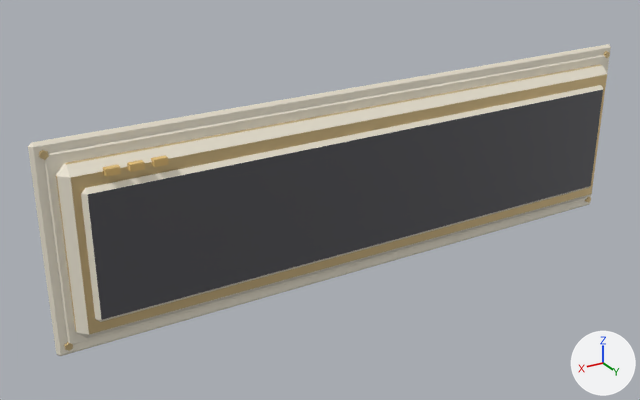
The FBX model Assets/_Project/Art/Models/Kit/Disp_Script_3x1.fbx: old version first, new version second.
Both versions are drawn from a camera (50 mm lens) standing at (2.27, 3.33, 1.61) and looking at (0.25, -0.04, -0.07). The axes (+X, +Y, +Z) are drawn at lower right. The lights are the same throughout. The older version comes first. Vertices at exactly the same position are counted once.

Names of what the first picture shows: 'Disp_Script_3x1'.
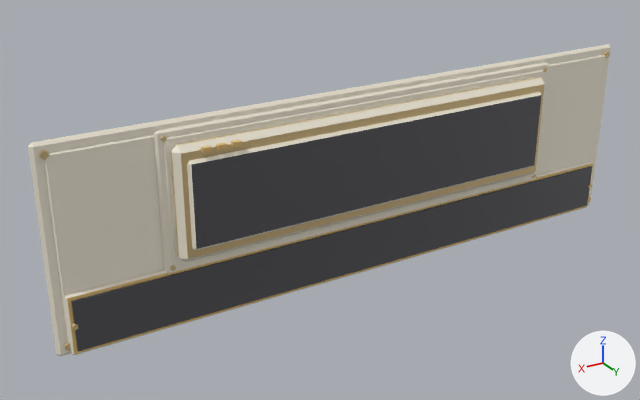
The edits, one by one:
me_disp_script_3x1_001 is used by ob_disp_script_3x1; location (0.0, 0.0, 0.0); rotation (1.571, 0.0, 0.0), in degrees (90, 0, 0).
me_disp_script_3x1_001 had 152 vertices, 138 faces and spanned x -1.58..1.58, y -0.48..0.48, z -0.15..0.0.
me_disp_script_3x1_001 now has 288 vertices, 254 faces and spans x -1.58..1.58, y -0.48..0.48, z -0.14..0.0.
me_disp_script_3x1_001 part 1: a new loose piece, a box spanning x 0.873..0.914, y 0.35..0.371, z -0.135..-0.114, in mat_trim (beige #e5bf76).
me_disp_script_3x1_001 part 2: the loose piece of 24 vertices spanning x -1.58..1.58, y -0.48..0.48, z -0.03..0.0 is copied, and the copy is scaled about its middle by 0.687, then moved by (0.0, 0.12, -0.03); it spans x -1.09..1.09, y -0.21..0.45, z -0.06..-0.03.
me_disp_script_3x1_001 part 3: the loose piece of 16 vertices spanning x -1.53..1.53, y -0.43..0.43, z -0.04..-0.03 is copied, and the copy is scaled about its middle by 0.688, then moved by (0.0, 0.12, -0.02); it spans x -1.05..1.05, y -0.18..0.42, z -0.06..-0.05.
me_disp_script_3x1_001 part 4: the loose piece of 24 vertices spanning x -1.5..1.5, y -0.39..0.39, z -0.12..-0.02 is scaled about its middle by 0.688, then moved by (0.0, 0.12, -0.01).
me_disp_script_3x1_001 part 5: the loose piece of 16 vertices spanning x -1.43..1.43, y -0.3..0.3, z -0.15..-0.11 is scaled about its middle by 0.687, then moved by (0.0, 0.12, 0.01).
me_disp_script_3x1_001 part 6: a new loose piece, a box spanning x 0.804..0.846, y 0.35..0.371, z -0.135..-0.114, in mat_trim (beige #e5bf76).
me_disp_script_3x1_001 part 7: a new loose piece, a box spanning x 0.736..0.777, y 0.35..0.371, z -0.135..-0.114, in mat_trim (beige #e5bf76).
me_disp_script_3x1_001 part 8: a new loose piece, a box spanning x -1.5..1.5, y -0.45..-0.21, z -0.065..-0.045, in mat_dark (dark grey #505055).
me_disp_script_3x1_001 part 9: a new loose piece of 16 vertices spanning x -1.52..1.52, y -0.48..-0.19, z -0.06..-0.03.
me_disp_script_3x1_001 part 10: the loose piece of 8 vertices spanning x 1.27..1.33, y 0.34..0.36, z -0.14..-0.11 is deleted.
me_disp_script_3x1_001 part 11: the loose piece of 8 vertices spanning x 1.17..1.23, y 0.34..0.36, z -0.14..-0.11 is deleted.
me_disp_script_3x1_001 part 12: the loose piece of 8 vertices spanning x 1.07..1.13, y 0.34..0.36, z -0.14..-0.11 is deleted.
Other edits to the shape of me_disp_script_3x1_001 do not show in these pictures.

Boxes [x1, y1, x2, y2] around the edits, measured in the pictures (640 x 400 px; the box of a moved part takes in the faces that stretch with it):
part 1 of me_disp_script_3x1_001, added: after [201, 145, 212, 153]
part 2 of me_disp_script_3x1_001, added: after [154, 62, 548, 274]
part 3 of me_disp_script_3x1_001, added: after [164, 70, 544, 267]
part 4 of me_disp_script_3x1_001, moved or reshaped: before [56, 64, 607, 338]; after [171, 77, 545, 262]
part 5 of me_disp_script_3x1_001, moved or reshaped: before [81, 85, 603, 322]; after [187, 92, 542, 251]
part 6 of me_disp_script_3x1_001, added: after [216, 143, 227, 150]
part 7 of me_disp_script_3x1_001, added: after [231, 140, 242, 147]
part 8 of me_disp_script_3x1_001, added: after [71, 166, 592, 351]
part 9 of me_disp_script_3x1_001, added: after [64, 161, 593, 355]
part 10 of me_disp_script_3x1_001, deleted: before [103, 164, 121, 177]
part 11 of me_disp_script_3x1_001, deleted: before [127, 160, 145, 172]
part 12 of me_disp_script_3x1_001, deleted: before [151, 155, 169, 167]
